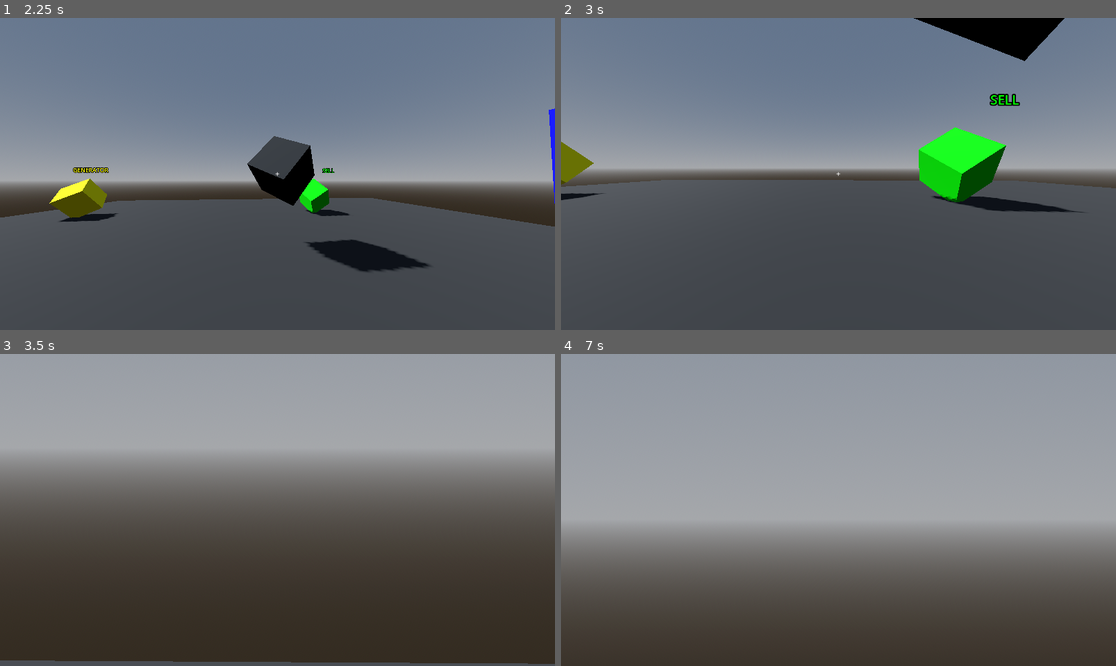
Above: before the commit, frames 1-4 (two rows, left to right).
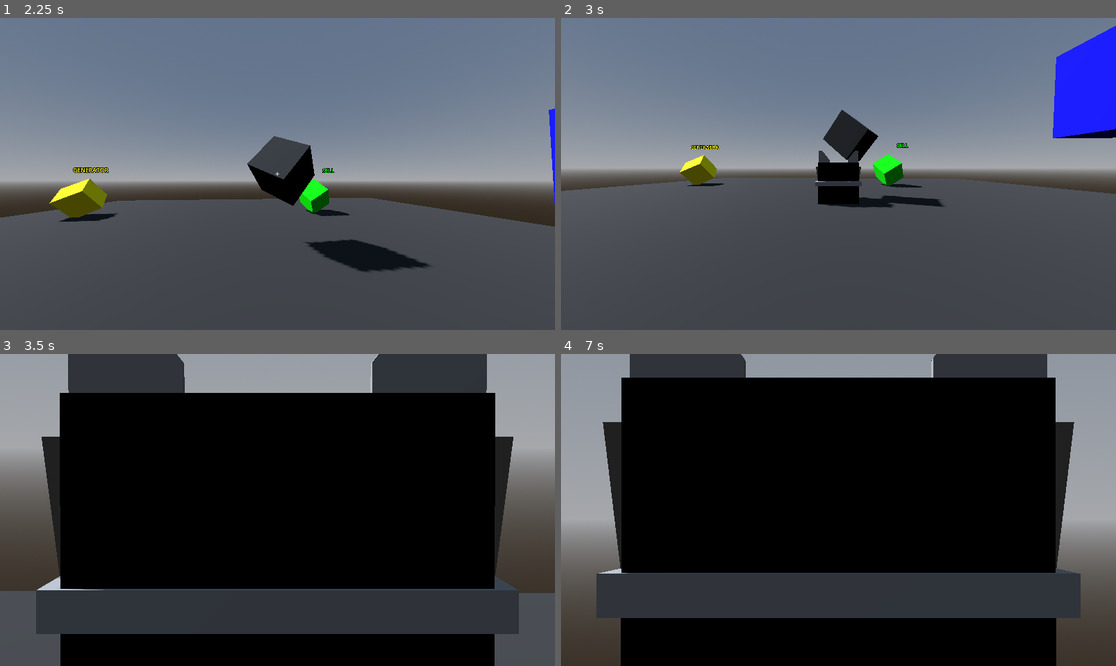
Above: after the commit, the same moments.

Repository: RazerSenta/MATEXT_Core
Game: Godot game, scene res://main_world.tscn
Same seed, same stepped clock (60 frames per second), same inputs: the game is played once before the commit and once after it.
Inputs (mouse positions are in pixels of both pictures, inside the frame that each line leads up to):
- Up to frame 1 (2.25 s): tap Enter (ui_accept) at 0.5, 0.77, 2 s; move the mouse to (399, 158) at 0.52 s; hold Right (ui_right) 0.53-1.25 s; hold X (cursor_enable) 0.53-1.25 s; click (399, 158) at 0.6 s; drag from (166, 189) to (249, 236) at 1.27 s; move the mouse to (288, 167) at 2.02 s; hold Up (ui_up) from 2.03 s (still down); tap Shift (sprint) at 2.1 s
- Up to frame 2 (3 s): keep holding Up (ui_up); tap V (view_mode) at 2.3, 2.85 s; move the mouse to (832, 180) at 2.77 s
- Up to frame 3 (3.5 s): keep holding Up (ui_up); tap Enter (ui_accept) at 3.02 s; tap C (zoom) at 3.05 s
- Up to frame 4 (7 s): move the mouse to (877, 513) at 3.52 s; tap C (zoom) at 3.6, 6.8 s; tap Enter (ui_accept) at 3.77, 4.52, 6.77 s; click (877, 513) at 3.8 s; tap R (respawn, bound only before the commit) at 4.15, 6.5 s; move the mouse to (794, 506) at 4.27 s; click (794, 506) at 4.35 s; tap X (cursor_enable) at 4.55 s; move the mouse to (844, 510) at 5.02 s; hold X (cursor_enable) 5.03-5.75 s; tap Shift (sprint) at 5.3, 6.6 s; release Up (ui_up) at 5.75 s; drag from (755, 432) to (727, 525) at 5.77 s; move the mouse to (866, 510) at 6.52 s; hold Up (ui_up) from 6.53 s (still down)

Frame 1 is identical in both runs. In frame 2, 13% of the frame differs, in the area x 0-100%, y 0-63%; in frame 3, 68%; in frame 4, 78%, in the area x 6-94%, y 0-100%.

Commit message:
add third-person mode, JSON cache, and redesign robot cat
>w<

Diff:
--- a/matext-core/main_world.tscn
+++ b/matext-core/main_world.tscn
@@ -28,6 +28,9 @@
 size = Vector3(0.2, 0.25, 0.1)
 
 [sub_resource type="BoxMesh" id="BoxMesh_3etub"]
+
+[sub_resource type="PrismMesh" id="PrismMesh_nf5u6"]
+left_to_right = -0.7
 
 [sub_resource type="StandardMaterial3D" id="StandardMaterial3D_dxppu"]
 albedo_color = Color(0.1764706, 0.1764706, 0.1764706, 1)
@@ -82,11 +85,11 @@
 transform = Transform3D(1, 0, 0, 0, 1, 0, 0, 0, 1, 0.4, 0.5, -0.15)
 mesh = SubResource("BoxMesh_43o5b")
 
-[node name="MeshInstance3D" type="MeshInstance3D" parent="player/CollisionShape3D/cat/EarRight" unique_id=515525922]
-transform = Transform3D(1, 0, 0, 0, 1, 0, 0, 0, 1, -0.05, 0.225, 0)
+[node name="MeshInstance3D2" type="MeshInstance3D" parent="player/CollisionShape3D/cat/EarRight" unique_id=515525922]
+transform = Transform3D(1, 0, 0, 0, 1, 0, 0, 0, 1, -0.050000012, 0.22500002, 0)
 mesh = SubResource("PrismMesh_43o5b")
 
-[node name="MeshInstance3D" type="MeshInstance3D" parent="player/CollisionShape3D/cat/EarRight/MeshInstance3D" unique_id=765483696]
+[node name="MeshInstance3D" type="MeshInstance3D" parent="player/CollisionShape3D/cat/EarRight/MeshInstance3D2" unique_id=765483696]
 transform = Transform3D(1, 0, 0, 0, 1, 0, 0, 0, 1, 0.15, 0, 0)
 mesh = SubResource("BoxMesh_whfra")
 
@@ -105,6 +108,10 @@
 [node name="miaw" type="MeshInstance3D" parent="player/CollisionShape3D/cat" unique_id=1717377284]
 transform = Transform3D(1.1, 0, 0, 0, 0.1, 0, 0, 0, 1.1, 0, 0, 0)
 mesh = SubResource("BoxMesh_3etub")
+
+[node name="MeshInstance3D" type="MeshInstance3D" parent="player/CollisionShape3D/cat/miaw" unique_id=1574894766]
+transform = Transform3D(-2.1855694e-08, 0, 1, 0, 4, 0, -0.5, 0, -4.371139e-08, 0, 2, -0.2)
+mesh = SubResource("PrismMesh_nf5u6")
 
 [node name="cameraHandle" type="Node3D" parent="player" unique_id=506524850]
 transform = Transform3D(1, 0, 0, 0, 0.99999994, 0, 0, 0, 0.99999994, 0, 0.2, -0.4)
--- a/matext-core/player.gd
+++ b/matext-core/player.gd
@@ -10,29 +10,26 @@
 @onready var crosshair = $screen/crosshair
 @onready var miaw = $CollisionShape3D/cat/miaw
 var camera_dir = Vector3.ZERO
-var camera_mode_dir = Vector3.ZERO
 var camera_sens = 0.2
 var camera_fov = 75
 var camera_fov_zoom = 10
 var camera_move = true
 var camera_mode = 0
+var view_mode_dir = Vector3.ZERO
 
 var player_sprint = false
 var player_zoom = false
 var inventory = {'money':200}
 
-#variable for mobile joystick and screen touch
 var joystick_direction = Vector2.ZERO
 var joystick_center = Vector2.ZERO
 var joystick_active = false
 var joystick_touch = -1
 var camera_touch = -1
 
-#variable for save status and name from object scanner
 var scanner_id_get = {}
 var scanner_object = ''
 
-#wow terminal
 var terminal_costum_display = ''
 var terminal_open = ''
 var terminal_on = false
@@ -48,11 +45,146 @@
 	'press [Alt+q]' : 'exit the game',
 	'hold [x]' : 'enable cursor'}
 
-func json_conv(title, data):
-	var output = ['| ', title, ' >_\nv\n']
-	for item in data:
-		output.append('• ' + item + ' : ' + str(data[item]) + '\n')
-	return ''.join(output)
+var json_conv_cache = {}
+func json_conv(title, data, get_in_cache):
+	if get_in_cache and [title, data] in json_conv_cache:
+		return json_conv_cache[[title, data]]
+	else:
+		var output = ['| ', title, ' >_\nv\n']
+		for item in data:
+			output.append('• ' + item + ' : ' + str(data[item]) + '\n')
+		if get_in_cache:
+			json_conv_cache[[title, data]] = ''.join(output)
+		return ''.join(output)
+
+func terminal_system():
+	if terminal_on:
+
+		if terminal_open == 'inventory':
+			#inventory run in _process()
+			pass
+
+		elif terminal_open == 'object_scanner':
+			if ray.is_colliding():
+				scanner_object = ray.get_collider()
+				if ray.get_collider():
+					scanner_id_get = ray.get_collider().id if 'id' in ray.get_collider() else {}
+				else:
+					scanner_id_get = {}
+			else:
+				scanner_id_get = {}
+			terminal_display.text = json_conv("OBJECT SCANNER", scanner_id_get['status'] if 'status' in scanner_id_get else '', false) + ('\n________________________________,,,\n' + '• press the object to enter its terminal' if 'menu' in scanner_id_get else '')
+			if 'menu' in scanner_id_get and Input.is_action_just_pressed("click"):
+				terminal_open = 'terminal_access'
+
+		elif terminal_open == 'help':
+			terminal_display.text = json_conv("TERMINAL HELP", terminal_help, true)
+
+		elif terminal_open == 'terminal_access':
+			terminal_display.text = json_conv("TERMINAL ACCESS", scanner_id_get['menu'], true)
+			if scanner_object.has_method('terminal'):
+				var output = scanner_object.terminal(get_input_direction(), self)
+				if output:
+					if output == 'back_to_status':
+						terminal_open = 'object_status'
+					elif 'display: ' in output:
+						terminal_costum_display = output.replace('display: ', '')
+						terminal_open = 'display_costum'
+
+		elif terminal_open == 'object_status':
+			terminal_display.text = json_conv("OBJECT STATUS", scanner_id_get['status'] if 'status' in scanner_id_get else '', false)
+
+		elif terminal_open == 'display_costum':
+			terminal_display.text = terminal_costum_display
+		else:
+			terminal_display.text = json_conv('WELCOME TO THE TERMINAL', terminal_menu, true)
+			get_input_terminal()
+	else:
+		terminal_display.text = ''
+		terminal_open = 'menu'
+
+#func for mobile movement
+func joystick_and_camera(event):
+	if event is InputEventScreenTouch:
+		if event.pressed:
+			if event.position.x < get_viewport().size.x / 2:
+				joystick_touch = event.index
+				joystick_center = event.position
+			else:
+				camera_touch = event.index
+		else:
+			if event.index == joystick_touch:
+				joystick_direction = Vector2.ZERO
+				joystick_center = Vector2.ZERO
+				joystick_touch = -1
+			if event.index == camera_touch:
+				camera_touch = -1
+	if event is InputEventScreenDrag:
+		if event.index == joystick_touch:
+			joystick_direction = event.position - joystick_center
+		elif event.index == camera_touch:
+			camera_dir.x -= event.relative.y * camera_sens
+			camera_dir.y -= event.relative.x * camera_sens
+			camera_dir.x = clamp(camera_dir.x, -75, 80)
+
+func camera_input(event):
+	if camera_move and event is InputEventMouseMotion:
+		camera_dir.x -= event.relative.y * camera_sens
+		camera_dir.y -= event.relative.x * camera_sens
+		camera_dir.x = clamp(camera_dir.x, -75, 90)
+		view_mode_dir.y -= event.relative.x * camera_sens
+		if camera_dir.y > 360 or camera_dir.y < -360:
+			camera_dir.y = 0
+		elif view_mode_dir.y > 360 or view_mode_dir.y < -360:
+			view_mode_dir.y = 0
+	if camera_mode == 1 or camera_mode == 2:
+		if event is InputEventMouseButton and event.pressed:
+			if event.button_index == MOUSE_BUTTON_WHEEL_DOWN:
+				camera_set.position.z += 1
+			elif event.button_index == MOUSE_BUTTON_WHEEL_UP:
+				camera_set.position.z -= 1
+		elif camera_set.position.z == 0:
+			camera_mode = 3
+func camera():
+	if camera_move:
+		camera_handle.rotation_degrees.x = camera_dir.x
+		if camera_mode == 2:
+			if Input.is_action_pressed("ui_up"):
+				self.rotation_degrees.y = camera_dir.y
+				view_mode_dir.y = 0
+				camera_handle.rotation_degrees.y = view_mode_dir.y
+			else:
+				camera_handle.rotation_degrees.y = view_mode_dir.y
+		else:
+			self.rotation_degrees.y = camera_dir.y
+			view_mode_dir.y = 0
+
+	if not player_zoom:
+		camera_set.fov = camera_fov + 10 if player_sprint and Input.is_action_pressed("ui_up") else camera_fov
+
+	if camera_mode == 3:
+		camera_set.position.z = 0
+		camera_handle.rotation_degrees.y = 0
+		miaw.visible = false
+		camera_mode = 0
+
+func respawn_from_void():
+	if self.global_position.y <= -15.0 and camera_dir.x <= 10 and camera_dir.x >= -10:
+		self.global_position = Vector3(0, 100, 0)
+		velocity.y = -40
+func cursor_visible():
+	camera_move = false if Input.is_action_pressed("cursor_enable") else true
+	Input.mouse_mode = Input.MOUSE_MODE_VISIBLE if Input.is_action_pressed("cursor_enable") else Input.MOUSE_MODE_CAPTURED
+func crosshair_visible():
+	if Input.is_action_pressed("cursor_enable") or player_zoom:
+		crosshair.visible = false
+	elif player_zoom:
+		crosshair.visible = false
+	elif camera_mode == 1 or camera_mode == 2:
+		crosshair.visible = false
+	else:
+		crosshair.visible = true
+
 func get_input_direction():
 	if Input.is_action_just_pressed("ui_left"):
 		return 'left'
@@ -76,8 +208,6 @@
 		player_sprint = !player_sprint
 	elif Input.is_action_just_pressed("open_terminal"):
 		terminal_on = !terminal_on
-	elif Input.is_action_just_pressed("respawn"):
-		self.global_position = Vector3.ZERO
 	elif Input.is_action_just_pressed("exit"):
 		get_tree().quit()
 	elif Input.is_action_just_pressed("zoom"):
@@ -89,121 +219,6 @@
 		if camera_mode == 1:
 			camera_set.position.z = 5
 			miaw.visible = true
-		elif camera_mode == 2:
-			camera_set.position.z = 0
-			camera_handle.rotation_degrees.y = 0
-			camera_mode = 0
-			miaw.visible = false
-
-func terminal_system():
-	if terminal_on:
-
-		if terminal_open == 'inventory':
-			#inventory run in _process()
-			pass
-
-		elif terminal_open == 'object_scanner':
-			if ray.is_colliding():
-				scanner_object = ray.get_collider()
-				if ray.get_collider():
-					scanner_id_get = ray.get_collider().id if 'id' in ray.get_collider() else {}
-				else:
-					scanner_id_get = {}
-			else:
-				scanner_id_get = {}
-			terminal_display.text = json_conv("OBJECT SCANNER", scanner_id_get['status'] if 'status' in scanner_id_get else '') + ('\n________________________________,,,\n' + '• press the object to enter its terminal' if 'menu' in scanner_id_get else '')
-			terminal_open = 'terminal_access' if 'menu' in scanner_id_get and Input.is_action_just_pressed("click") else 'object_scanner'
-
-		elif terminal_open == 'help':
-			terminal_display.text = json_conv("TERMINAL HELP", terminal_help)
-
-		elif terminal_open == 'terminal_access':
-			terminal_display.text = json_conv("TERMINAL ACCESS", scanner_id_get['menu'])
-			if scanner_object.has_method('terminal'):
-				var output = scanner_object.terminal(get_input_direction(), self)
-				if output:
-					if output == 'back_to_status':
-						terminal_open = 'object_status'
-					elif 'display: ' in output:
-						terminal_costum_display = output.replace('display: ', '')
-						terminal_open = 'display_costum'
-
-		elif terminal_open == 'object_status':
-			terminal_display.text = json_conv("OBJECT STATUS", scanner_id_get['status'] if 'status' in scanner_id_get else '')
-
-		elif terminal_open == 'display_costum':
-			terminal_display.text = terminal_costum_display
-		else:
-			terminal_display.text = json_conv('WELCOME TO THE TERMINAL', terminal_menu)
-			get_input_terminal()
-	else:
-		terminal_display.text = ''
-		terminal_open = 'menu'
-
-#func for mobile movement
-func joystick_and_camera(event):
-	if event is InputEventScreenTouch:
-		if event.pressed:
-			if event.position.x < get_viewport().size.x / 2:
-				joystick_touch = event.index
-				joystick_center = event.position
-			else:
-				camera_touch = event.index
-		else:
-			if event.index == joystick_touch:
-				joystick_direction = Vector2.ZERO
-				joystick_center = Vector2.ZERO
-				joystick_touch = -1
-			if event.index == camera_touch:
-				camera_touch = -1
-	if event is InputEventScreenDrag:
-		if event.index == joystick_touch:
-			joystick_direction = event.position - joystick_center
-		elif event.index == camera_touch:
-			camera_dir.x -= event.relative.y * camera_sens
-			camera_dir.y -= event.relative.x * camera_sens
-			camera_dir.x = clamp(camera_dir.x, -75, 80)
-
-func camera_input(event):
-	if camera_move and event is InputEventMouseMotion:
-		camera_dir.x -= event.relative.y * camera_sens
-		camera_dir.y -= event.relative.x * camera_sens
-		camera_dir.x = clamp(camera_dir.x, -75, 90)
-		camera_mode_dir.y -= event.relative.x * camera_sens
-		if camera_dir.y > 360 or camera_dir.y < -360:
-			camera_dir.y = 0
-	#sprint effect
-	if not player_zoom:
-		camera_set.fov = camera_fov + 10 if player_sprint and Input.is_action_pressed("ui_up") else camera_fov
-func camera():
-	if camera_move:
-		camera_handle.rotation_degrees.x = camera_dir.x
-		if camera_mode == 1:
-			if Input.is_action_pressed("ui_up"):
-				self.rotation_degrees.y = camera_dir.y
-				camera_mode_dir.y = 0
-				camera_handle.rotation_degrees.y = camera_mode_dir.y
-			else:
-				camera_handle.rotation_degrees.y = camera_mode_dir.y
-		else:
-			self.rotation_degrees.y = camera_dir.y
-func respawn_from_void():
-	if self.global_position.y <= -15.0 and camera_dir.x <= 10 and camera_dir.x >= -10:
-		self.global_position = Vector3(0, 100, 0)
-		velocity.y = -40
-func cursor_visible():
-	camera_move = false if Input.is_action_pressed("cursor_enable") else true
-	Input.mouse_mode = Input.MOUSE_MODE_VISIBLE if Input.is_action_pressed("cursor_enable") else Input.MOUSE_MODE_CAPTURED
-func crosshair_is_visible():
-	if Input.is_action_pressed("cursor_enable") or player_zoom:
-		crosshair.visible = false
-	elif player_zoom:
-		crosshair.visible = false
-	elif camera_mode == 1:
-		crosshair.visible = false
-	else:
-		crosshair.visible = true
-
 func _ready() -> void:
 	add_to_group("player")
 	miaw.visible = false
@@ -211,13 +226,14 @@
 	camera_input(event)
 	get_input_action()
 	respawn_from_void()
-	crosshair_is_visible()
+	crosshair_visible()
 	cursor_visible()
 	terminal_system()
+
 func _process(delta: float) -> void:
 	camera()
 	if terminal_open == 'inventory':
-		terminal_display.text = json_conv("INVENTORY", inventory)
+		terminal_display.text = json_conv("INVENTORY", inventory, false)
 func _physics_process(delta: float) -> void:
 	# Add the gravity.
 	if not is_on_floor():
@@ -231,8 +247,8 @@
 	# As good practice, you should replace UI actions with custom gameplay actions.
 	var input_dir := Input.get_vector("ui_left", "ui_right", "ui_up", "ui_down")
 	var direction := (transform.basis * Vector3(input_dir.x, 0, input_dir.y)).normalized()
-
 	if direction:
+
 		velocity.x = direction.x * (SPRINT if player_sprint and Input.is_action_pressed("ui_up") else SPEED)
 		velocity.z = direction.z * (SPRINT if player_sprint and Input.is_action_pressed("ui_up") else SPEED)
 	else:
--- a/matext-core/project.godot
+++ b/matext-core/project.godot
@@ -69,11 +69,6 @@
 "events": [Object(InputEventKey,"resource_local_to_scene":false,"resource_name":"","device":-1,"window_id":0,"alt_press …(189 unchanged characters)…
 ]
 }
-respawn={
-"deadzone": 0.2,
-"events": [Object(InputEventKey,"resource_local_to_scene":false,"resource_name":"","device":-1,"window_id":0,"alt_pressed":false,"shift_pressed":false,"ctrl_pressed":false,"meta_pressed":false,"pressed":false,"keycode":0,"physical_keycode":82,"key_label":0,"unicode":114,"location":0,"echo":false,"script":null)
-]
-}
 click={
 "deadzone": 0.2,
 "events": [Object(InputEventMouseButton,"resource_local_to_scene":false,"resource_name":"","device":-1,"window_id":0,"a …(258 unchanged characters)…
